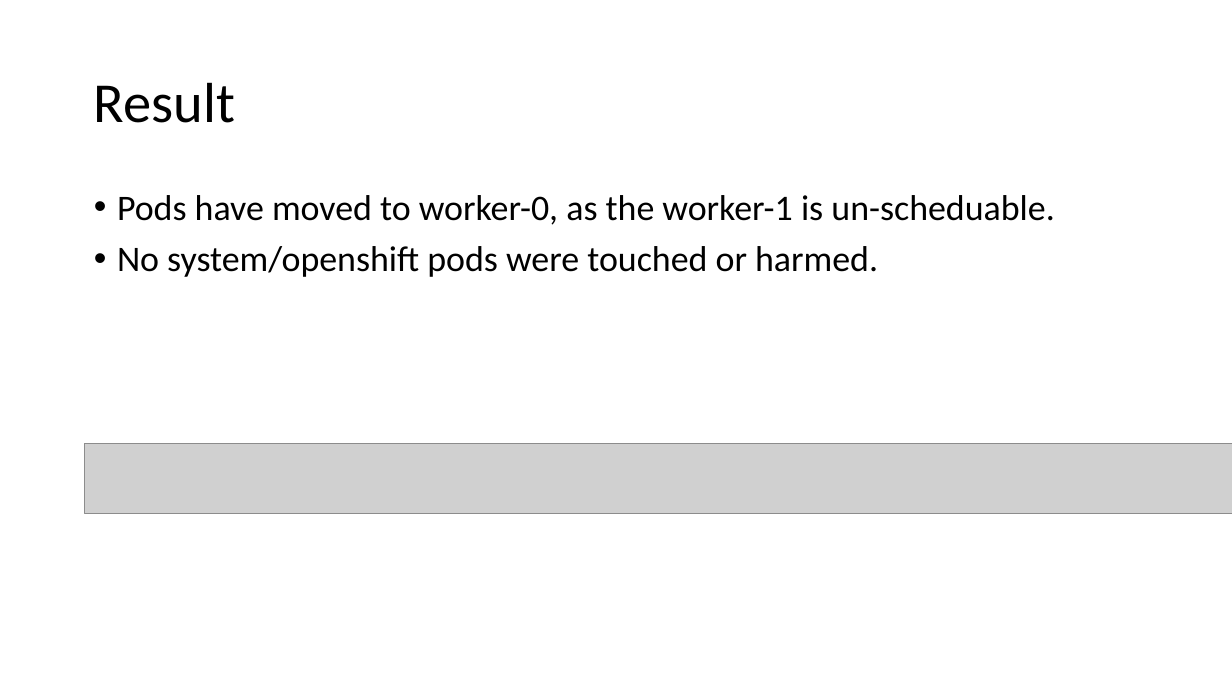
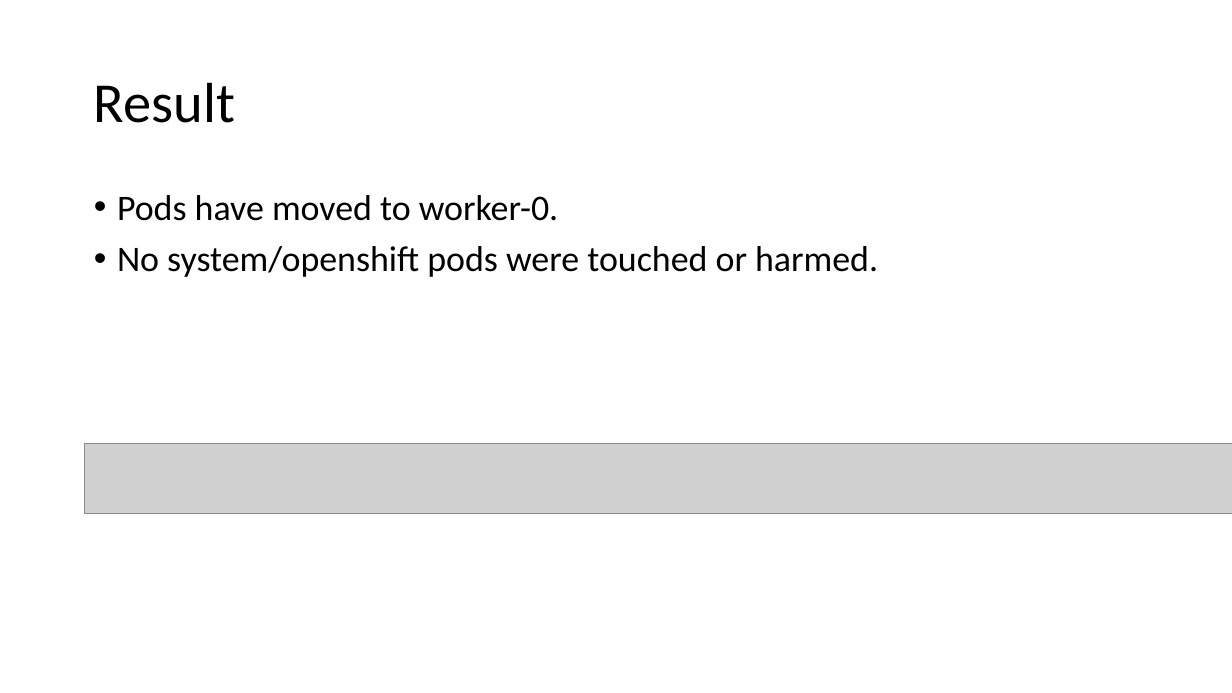
Before and after one commit to RHsyseng/podsupervisor, a slide deck: slide 6 of doc/podsupervisor.pptx. Drawn at 1232x693 pixels with LibreOffice and Linux fonts; fonts in the diff are those of the drawing; grey boxes stand for pictures. Boxes give left, top, right and bottom in pixels: in the first picture for what was removed or moved away, otherwise in the second. Text is boxed around its words. In the diff, an @@ line names an element or a change of style, - is before the commit and + after.

```diff
--- a/doc/podsupervisor.pptx
+++ b/doc/podsupervisor.pptx
@@ text at bbox=[117, 195, 558, 221]: text changed @@
-• Pods have moved to worker-0, as the worker-1 is un-scheduable.
+• Pods have moved to worker-0.
```
Also in this commit, not shown: 4 other slides changed, 1 slide removed, 10 other files.
